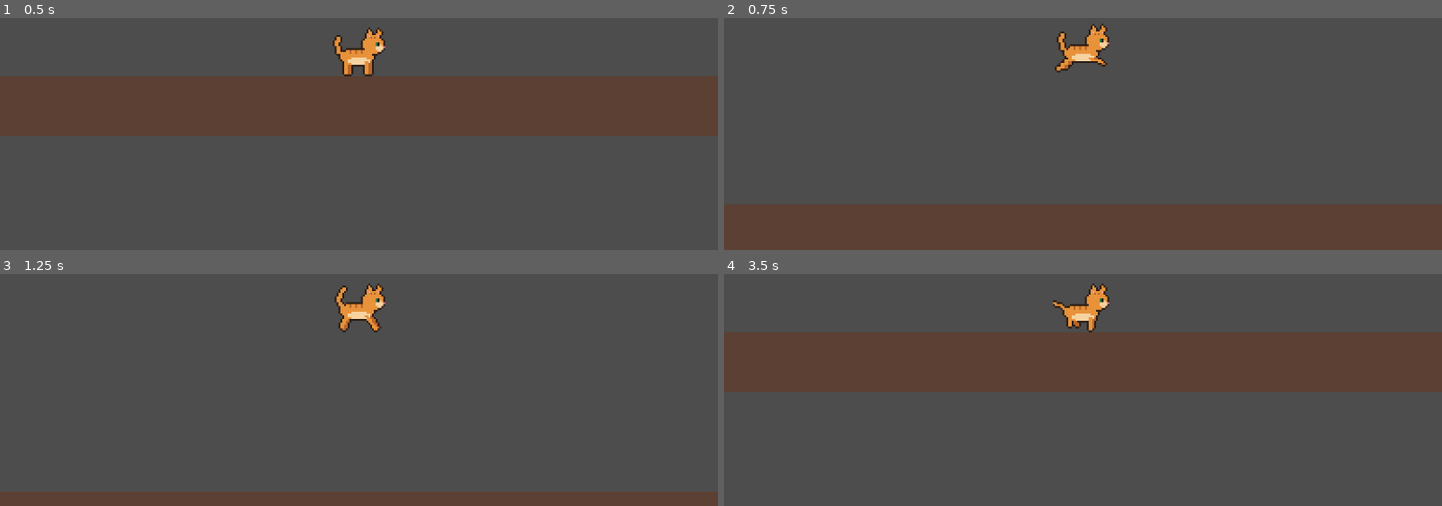
Above: before the commit, frames 1-4 (two rows, left to right).
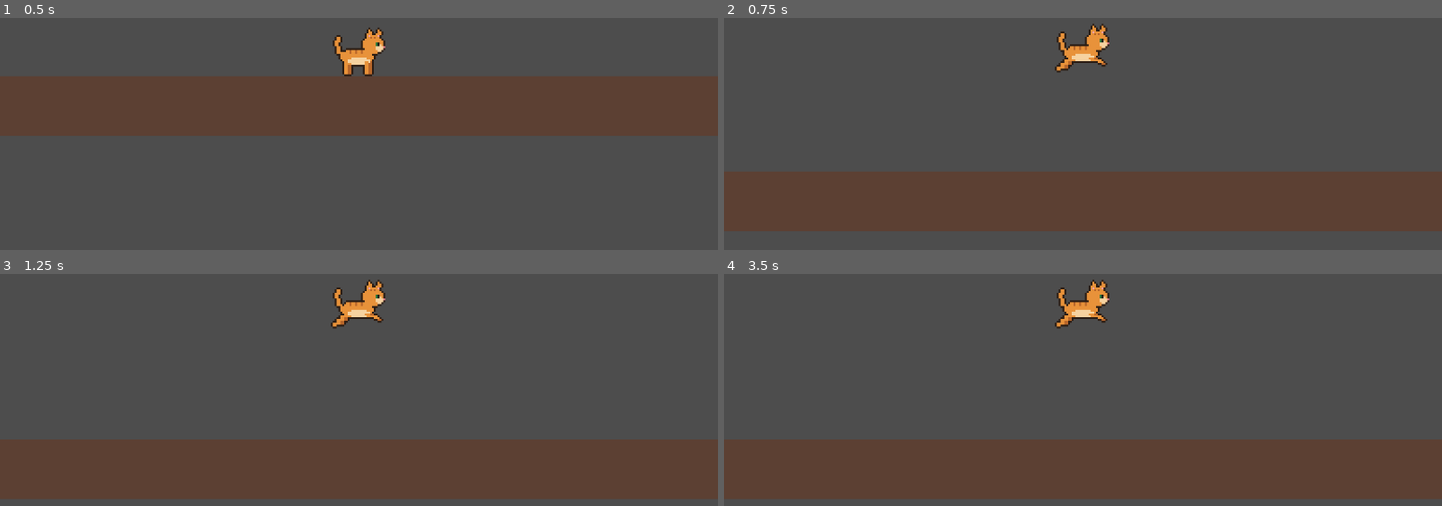
Above: after the commit, the same moments.

Repository: baltamiranocarrasco-ux/chronicles-of-the-kitten
Game: Godot game, scene res://scenes/test_level.tscn
Two runs of this game, one before a commit and one after it. Both use one fixed random seed, a clock stepped at 60 frames per second and the inputs below.
Inputs:
- Up to frame 1 (0.5 s): no input
- Up to frame 2 (0.75 s): tap Enter (ui_accept) at 0.5 s; hold Right (ui_right) from 0.53 s (still down); tap Q (slow_time, bound only after the commit) at 0.6 s
- Up to frame 3 (1.25 s): keep holding Right (ui_right); tap Enter (ui_accept) at 0.77 s; tap E (slow_time, bound only before the commit) at 0.8 s
- Up to frame 4 (3.5 s): tap E (slow_time, bound only before the commit) at 1.35, 2.3, 2.85 s; tap Enter (ui_accept) at 1.52, 2, 3.02 s; tap Q (slow_time, bound only after the commit) at 1.55, 2.1, 3.05 s; release Right (ui_right) at 2.03 s; hold Left (ui_left) 2.03-2.78 s; hold Right (ui_right) from 2.78 s (still down)

Frame 1 is identical in both runs. In frame 2, 22% of the frame differs, in the area x 0-100%, y 66-100%; in frame 3, 26%; in frame 4, 52%, in the area x 0-100%, y 2-97%.

Commit message:
Restore time-stop on E and add slow motion on Q
Co-Authored-By: Claude Opus 5.5 <noreply@anthropic.com>
Claude-Session: https://claude.ai/code/session_01972UaWTLzmshJ9tyJgi3SZ

Diff:
--- a/movment.gd
+++ b/movment.gd
@@ -20,11 +20,10 @@
 	else:
 		velocity.x = move_toward(velocity.x, 0, SPEED)
 
-	if Input.is_action_just_pressed("slow_time"):
-		if Engine.time_scale == 1.0:
-			Engine.time_scale = SLOW_TIME_SCALE
-		else:
-			Engine.time_scale = 1.0
+	if Input.is_action_just_pressed("stop_time"):
+		toggle_time_scale(0.0)
+	elif Input.is_action_just_pressed("slow_time"):
+		toggle_time_scale(SLOW_TIME_SCALE)
 
 	move_and_slide()
 	animations(direction)
@@ -33,6 +32,12 @@
 		sprite2D.flip_h = false
 	elif direction == -1:
 		sprite2D.flip_h = true
+
+func toggle_time_scale(target_scale: float) -> void:
+	if Engine.time_scale == target_scale:
+		Engine.time_scale = 1.0
+	else:
+		Engine.time_scale = target_scale
 
 func animations(direction):
 	if is_on_floor():
--- a/project.godot
+++ b/project.godot
@@ -16,9 +16,15 @@
 
 [input]
 
+stop_time={
+"deadzone": 0.2,
+"events": [Object(InputEventKey,"resource_local_to_scene":false,"resource_name":"","device":0,"window_id":0,"alt_pressed":false,"shift_pressed":false,"ctrl_pressed":false,"meta_pressed":false,"pressed":false,"keycode":0,"physical_keycode":69,"key_label":0,"unicode":0,"location":0,"echo":false,"script":null)
+]
+}
+
 slow_time={
 "deadzone": 0.2,
-"events": [Object(InputEventKey,"resource_local_to_scene":fa …(139 unchanged characters)… d":false,"keycode":0,"physical_keycode":69,"key_label":0,"unicode":0,"location":0,"echo":false,"script":null)
+"events": [Object(InputEventKey,"resource_local_to_scene":fa …(139 unchanged characters)… d":false,"keycode":0,"physical_keycode":81,"key_label":0,"unicode":0,"location":0,"echo":false,"script":null)
 ]
 }
 
